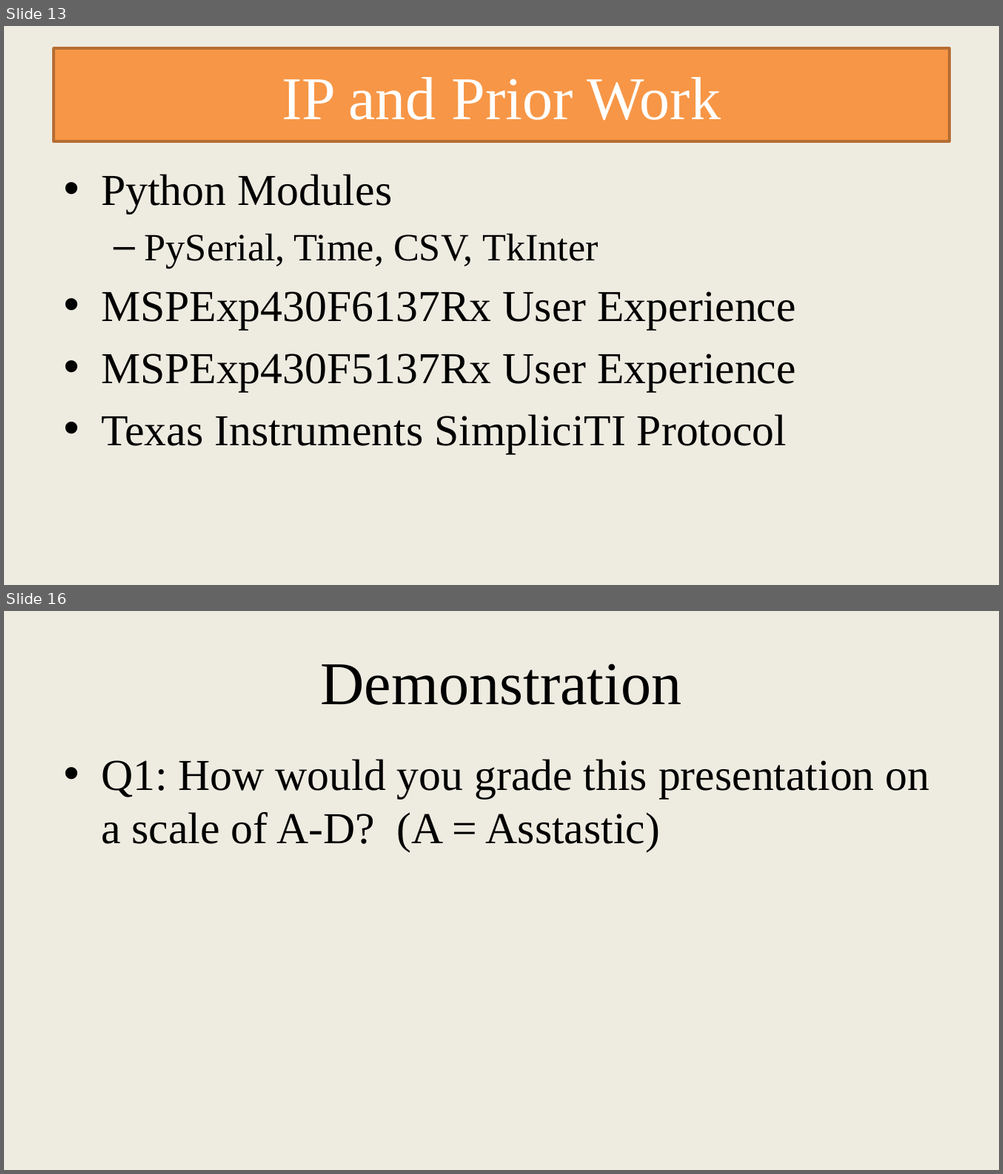
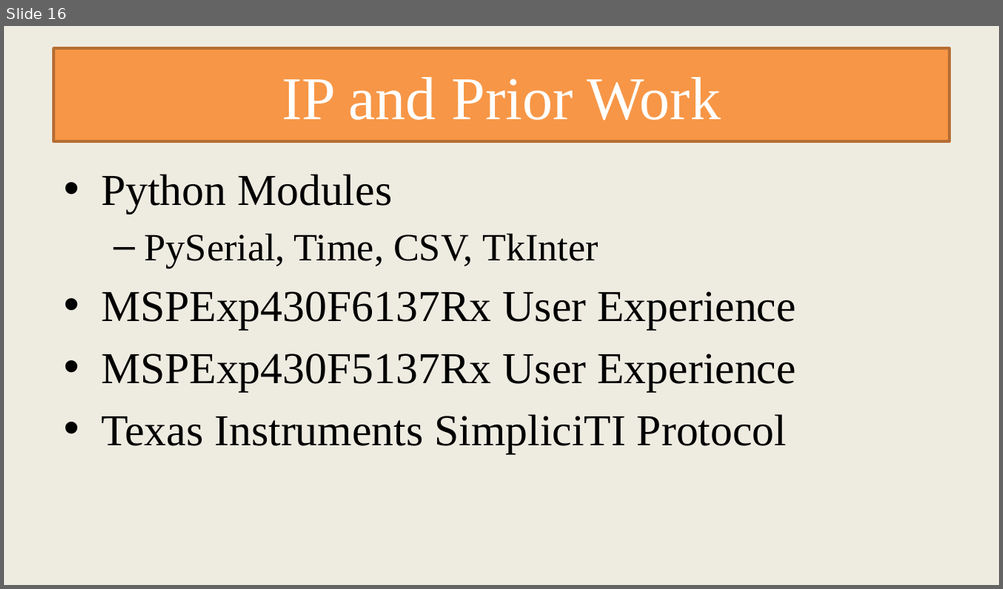
Before and after one commit to DroningOn/ECE411, a slide deck: ECE 411 Presentation/T08Presentation.pptx. Shown one above the other, each under a label of ours: slides 13 and 16 before the commit, slide 16 after it; the slides between them are not shown. The pictures are 1003x1174 and 1003x589 pixels, drawn with LibreOffice and Linux fonts; fonts in the diff are those of the drawing. Boxes give left, top, right and bottom in pixels: in the first picture for what was removed or moved away, otherwise in the second. Text is boxed around its words. In the diff, an @@ line names an element or a change of style, - is before the commit and + after.

```diff
--- a/ECE 411 Presentation/T08Presentation.pptx
+++ b/ECE 411 Presentation/T08Presentation.pptx
@@ slide 16 removed at (4, 611, 999, 1170), background #EEECE1 @@
@@ title removed at (321, 664, 682, 705) @@
-Demonstration
@@ text removed at (101, 759, 930, 851) @@
-• Q1: How would you grade this presentation on a scale of A-D? (A = Asstastic)
@@ what was slide 13 is now slide 16 @@
```
Also in this commit, not shown: 5 slides changed, 6 slides added, 3 other slides removed, 2 other files.
